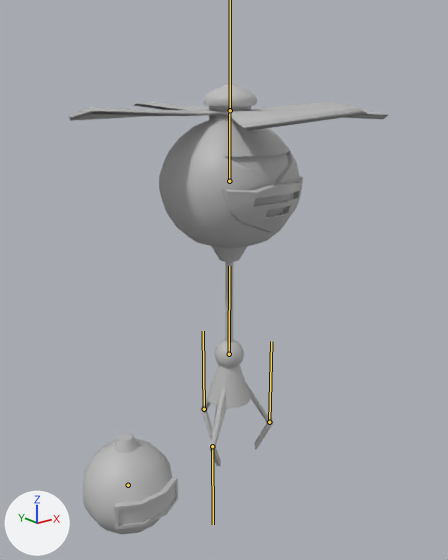
One commit to the FBX model Assets/Model/Pedine_scienza/RobotElicottero/elicottero.fbx: the scene before it, then after it.
Rendered twice from a 50 mm lens placed at (-3.89, -4.77, 1.71), pointed at (-0.07, 0.01, -0.21). Every picture has the same lights, and +X, +Y and +Z are marked at lower left. The bones that bend it are drawn over the model as lines.

In view in the first picture: 'Bomb1', 'Gru1', 'Head', 'finger1', 'finger2', 'finger3', 'propeller1'.
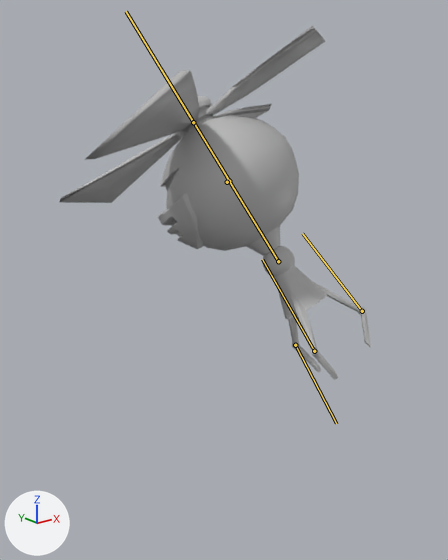
The newer file adds an action. The first version stands in its rest pose; the second is drawn at frame 142 of the action 'attack'.

Location of each change, [x1, y1, x2, y2] in pixels of the pictures (448 x 560 px):
```json
{"object": "Head", "change": "posed", "before": [159, 120, 303, 262], "after": [158, 115, 299, 256]}
{"object": "propeller1", "change": "posed", "before": [68, 84, 388, 131], "after": [60, 25, 325, 203], "on screen": "17% narrower, 273% taller"}
{"object": "Bomb1", "change": "posed", "before": [82, 433, 178, 535], "on screen": "not visible afterwards"}
{"object": "Gru1", "change": "posed", "before": [203, 262, 270, 444], "after": [263, 246, 361, 349]}
{"object": "finger1", "change": "posed", "before": [254, 418, 274, 450], "after": [310, 347, 338, 380], "on screen": "38% wider"}
{"object": "finger2", "change": "posed", "before": [200, 406, 213, 440], "after": [358, 307, 371, 347], "on screen": "17% taller"}
{"object": "finger3", "change": "posed", "before": [209, 443, 221, 466], "after": [292, 343, 321, 373]}
{"bone": "Center", "before": "(229, 181) to (230, 44)", "after": "(229, 181) to (162, 70)"}
{"bone": "Hand", "before": "(229, 354) to (229, 266)", "after": "(278, 261) to (226, 176)"}
{"bone": "Finger1", "before": "(269, 422) to (271, 341)", "after": "(314, 351) to (262, 259)"}
{"bone": "Finger2", "before": "(204, 409) to (203, 331)", "after": "(362, 311) to (302, 233)"}
{"bone": "Finger3", "before": "(212, 446) to (213, 524)", "after": "(295, 345) to (336, 423)"}
{"bone": "Bomb", "before": "(128, 485) to (128, 484)", "after": "(227, 182) to (227, 181)"}
```

Edits to the scene script, one JSON object a line:
```json
{"block": "bone_center", "where": "bone_center = bpy.data.objects['Armature'].pose.bones['Center']"}
{"op": "set", "path": "bone_center.rotation_quaternion", "old": "(1.0, 0.0, 0.0, 0.0)", "new": "(0.5, -0.02, -0.813, 0.298)", "note": "degrees (0, 0, 0) -> degrees (57, -127, -33)"}
{"block": "bone_fan", "where": "bone_fan = bpy.data.objects['Armature'].pose.bones['Fan']  # child of 'Center'"}
{"op": "set", "path": "bone_fan.rotation_quaternion", "old": "(1.0, 0.0, 0.0, 0.0)", "new": "(0.092, 0.0, 0.996, 0.0)", "note": "degrees (0, 0, 0) -> degrees (0, 169, 0)"}
{"block": "bone_hand", "where": "bone_hand = bpy.data.objects['Armature'].pose.bones['Hand']  # child of 'Center'"}
{"op": "set", "path": "bone_hand.location", "old": "(0.0, 0.0, 0.0)", "new": "(0.0, 93.0, 0.0)"}
{"block": "bone_finger1", "where": "bone_finger1 = bpy.data.objects['Armature'].pose.bones['Finger1']  # child of 'Hand'"}
{"op": "set", "path": "bone_finger1.rotation_quaternion", "old": "(1.0, 0.0, 0.0, 0.0)", "new": "(0.999, -0.052, 0.006, 0.001)", "note": "degrees (0, 0, 0) -> degrees (-6, 1, 0)"}
{"block": "bone_finger2", "where": "bone_finger2 = bpy.data.objects['Armature'].pose.bones['Finger2']  # child of 'Hand'"}
{"op": "set", "path": "bone_finger2.rotation_quaternion", "old": "(1.0, 0.0, 0.0, 0.0)", "new": "(0.998, 0.055, 0.001, 0.002)", "note": "degrees (0, 0, 0) -> degrees (6, 0, 0)"}
{"block": "bone_finger3", "where": "bone_finger3 = bpy.data.objects['Armature'].pose.bones['Finger3']  # child of 'Hand'"}
{"op": "set", "path": "bone_finger3.rotation_quaternion", "old": "(1.0, 0.0, 0.0, 0.0)", "new": "(0.998, -0.061, 0.013, 0.006)", "note": "degrees (0, 0, 0) -> degrees (-7, 2, 1)"}
{"block": "bone_bomb", "where": "bone_bomb = bpy.data.objects['Armature'].pose.bones['Bomb']"}
{"op": "set", "path": "bone_bomb.location", "old": "(0.0, 0.0, 0.0)", "new": "(125.0, 298.0, 6.0)"}
```
